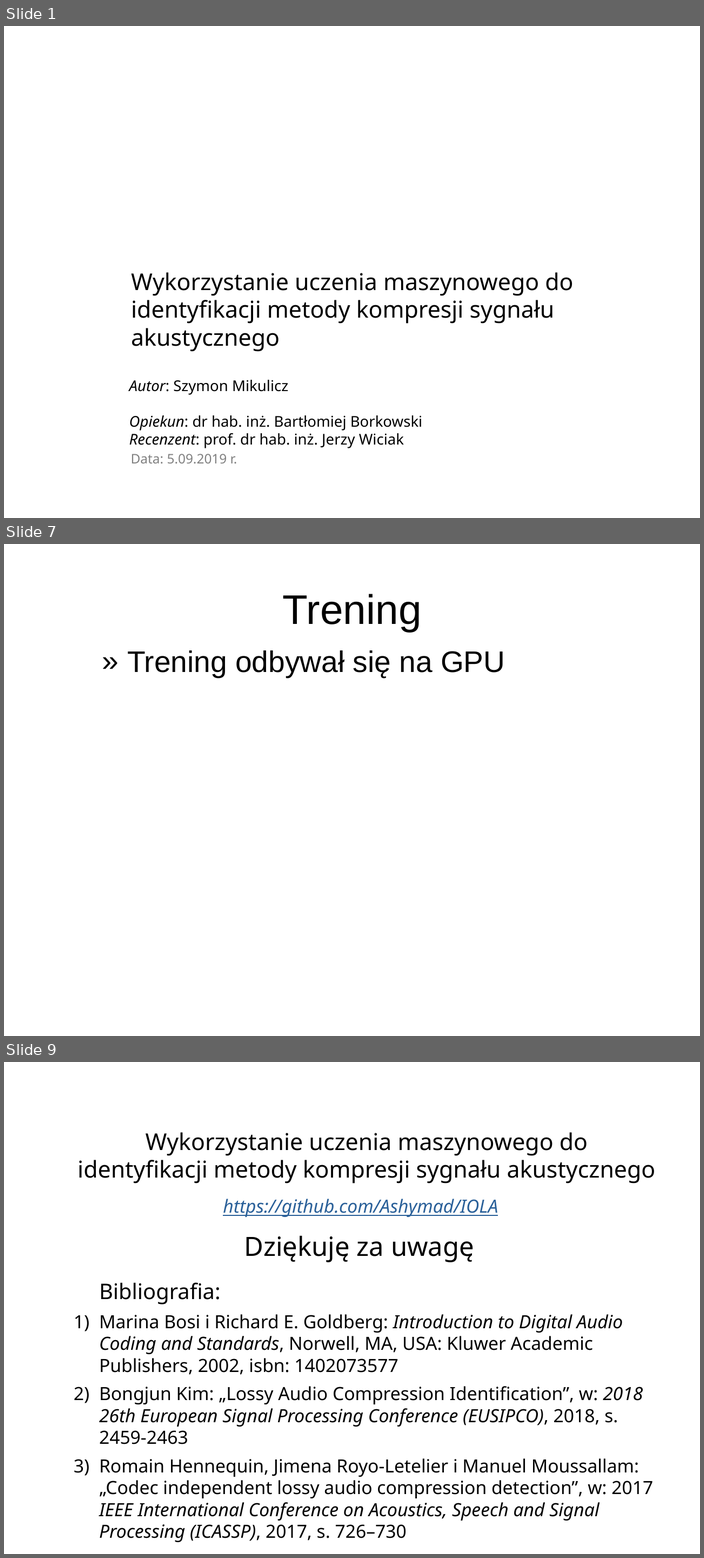
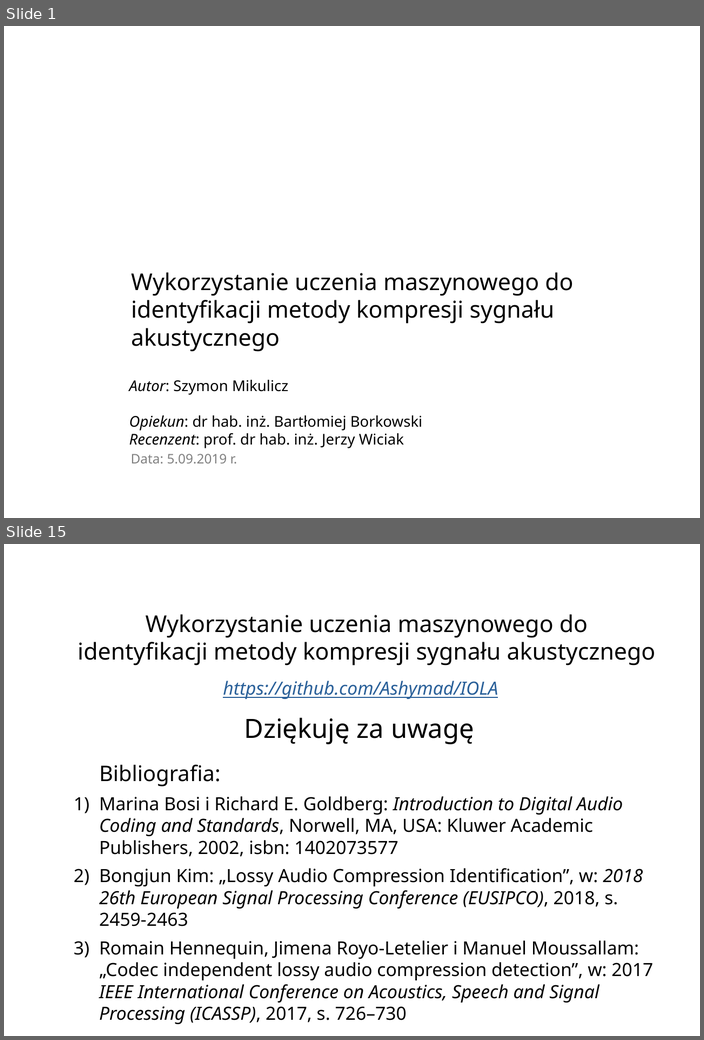
Before and after one commit to Ashymad/IOLA, a slide deck: prez/IOLAv3.odp. Shown one above the other, each under a label of ours: slides 1, 7 and 9 before the commit, slides 1 and 15 after it; the slides between them are not shown. The pictures are 704x1558 and 704x1040 pixels, drawn with LibreOffice and Linux fonts; fonts in the diff are those of the drawing; background and template pictures are left out. Boxes give left, top, right and bottom in pixels: in the first picture for what was removed or moved away, otherwise in the second. Text is boxed around its words. In the diff, an @@ line names an element or a change of style, - is before the commit and + after.

```diff
--- a/prez/IOLAv3.odp
+++ b/prez/IOLAv3.odp
@@ slide 7 removed at <box>4,544,700,1036</box>, background picture (left out) @@
@@ title removed at <box>283,594,421,631</box> @@
-Trening
@@ text removed at <box>127,650,505,678</box> @@
-» Trening odbywał się na GPU
@@ what was slide 9 is now slide 15 @@
```
Also in this commit, not shown: 2 slides changed, 10 slides added, 3 other slides removed, 1 other file.
